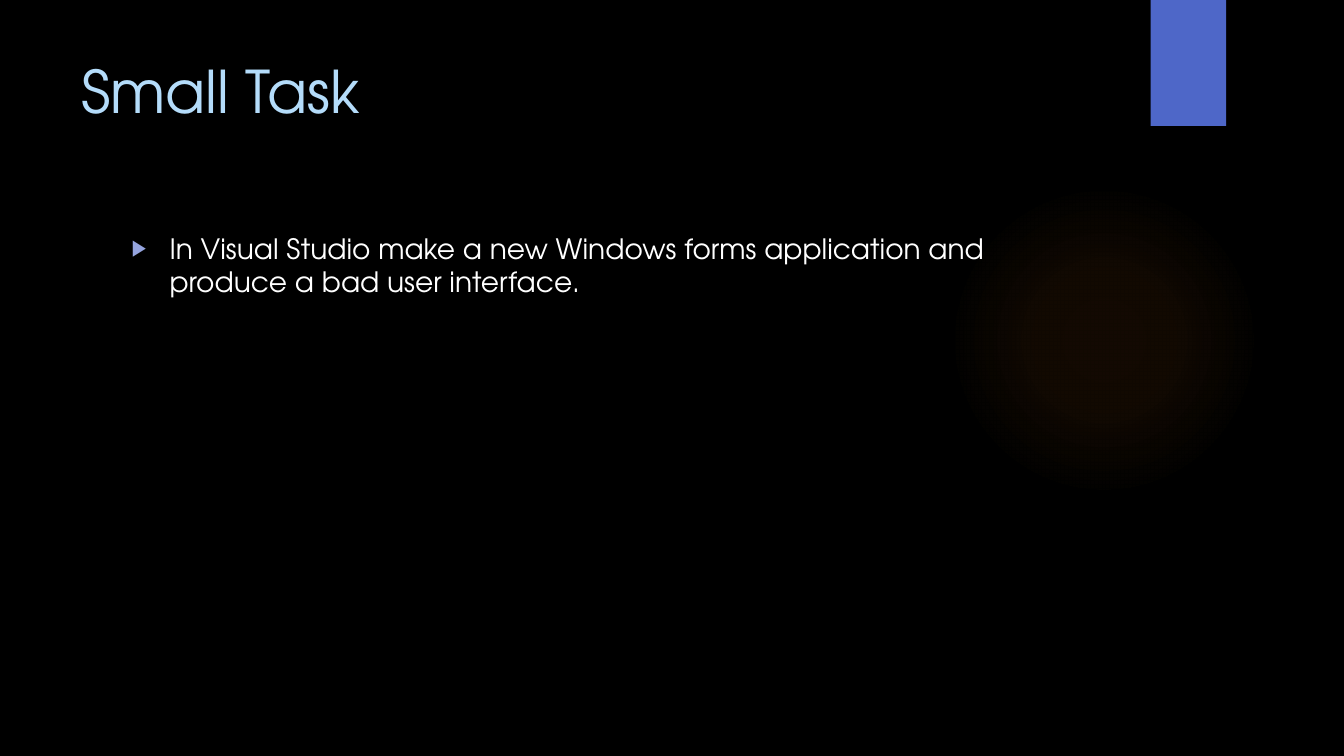
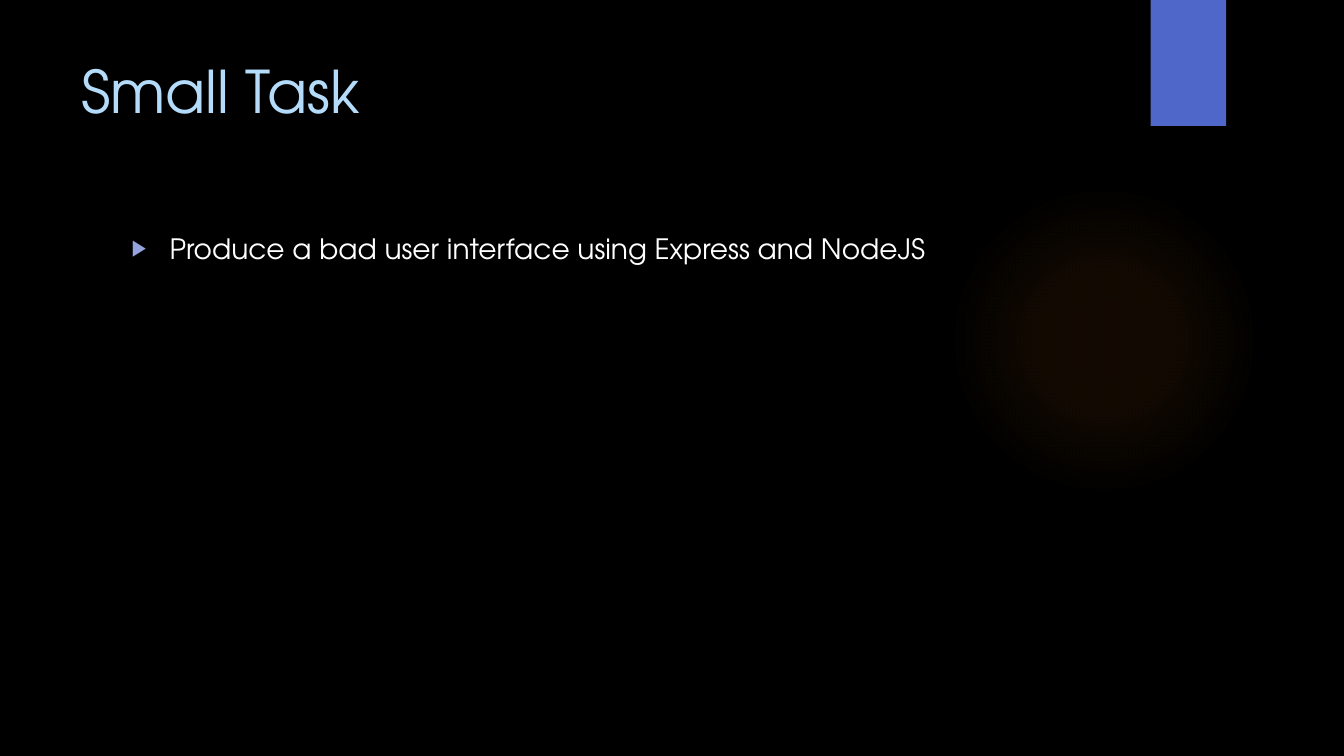
Before and after one commit to WitsSoftDev/SoftDev2016, a slide deck: slide 12 of Session 5/Softdev Session 5 2016.pptx. Drawn at 1344x756 pixels with LibreOffice and Linux fonts; fonts in the diff are those of the drawing; background and template pictures are left out. Boxes give left, top, right and bottom in pixels: in the first picture for what was removed or moved away, otherwise in the second. Text is boxed around its words. In the diff, an @@ line names an element or a change of style, - is before the commit and + after.

```diff
--- a/Session 5/Softdev Session 5 2016.pptx
+++ b/Session 5/Softdev Session 5 2016.pptx
@@ text at <box>170,238,925,265</box>: text changed @@
-▶ In Visual Studio make a new Windows forms application and produce a bad user interface.
+▶ Produce a bad user interface using Express and NodeJS
```
Also in this commit, not shown: 12 other slides changed, 3 slides added, 5 slides removed, 16 other files.
